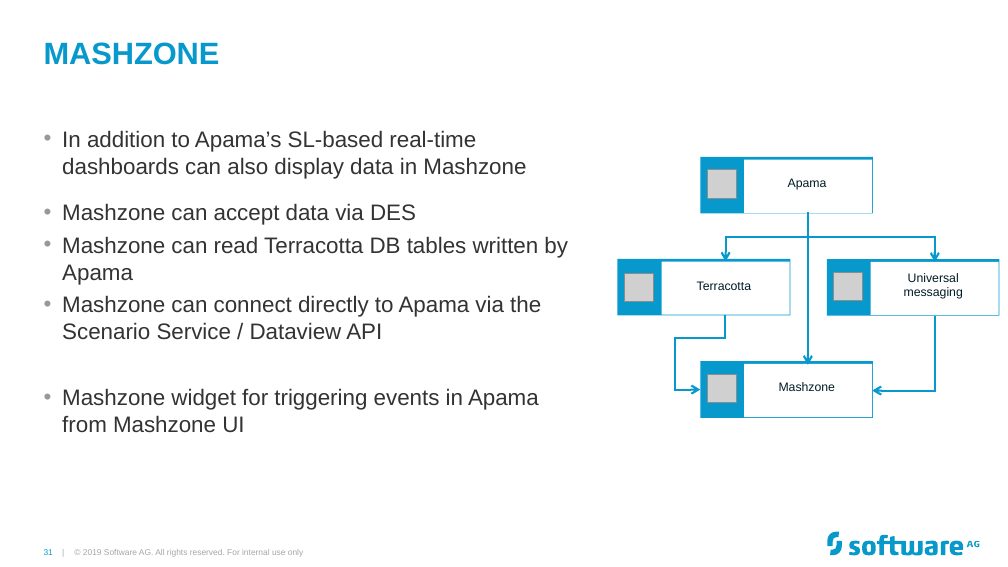
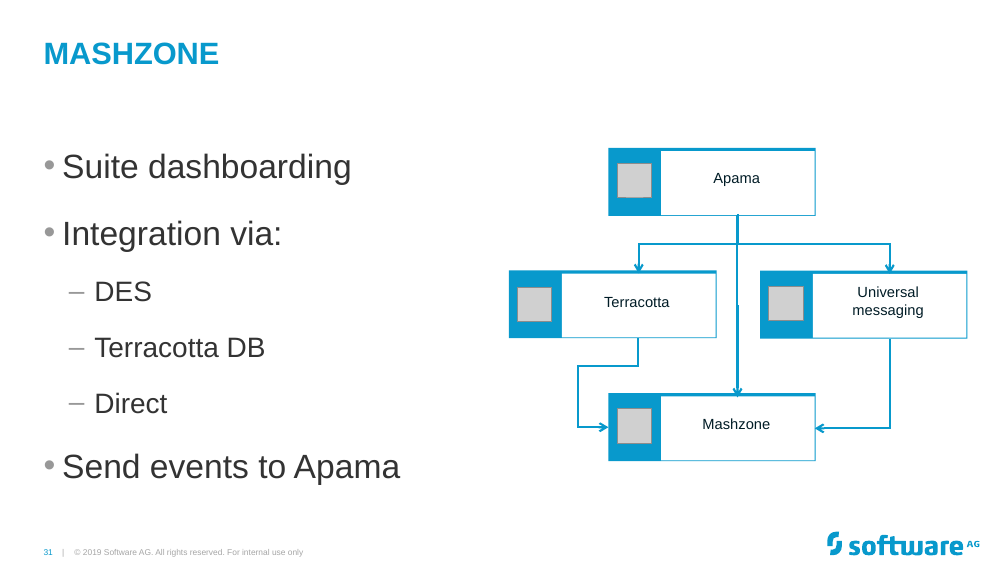
Before and after one commit to Cumulocity-IoT/apama-streaming-analytics-intro-training, a slide deck: slide 31 of Apama GAP Training.pptx. Drawn at 1008x567 pixels with LibreOffice and Linux fonts; fonts in the diff are those of the drawing; grey boxes stand for pictures; background and template pictures are left out. Boxes give left, top, right and bottom in pixels: in the first picture for what was removed or moved away, otherwise in the second. Text is boxed around its words. In the diff, an @@ line names an element or a change of style, - is before the commit and + after.

```diff
--- a/Apama GAP Training.pptx
+++ b/Apama GAP Training.pptx
@@ rectangle: place and size @@
-rectangle at [701, 157, 873, 214]
+rectangle at [609, 148, 816, 216]
@@ text at [62, 153, 400, 485]: text changed; size 16 to 24 pt @@
-• In addition to Apama’s SL-based real-time dashboards can also display data in Mashzone
-• Mashzone can accept data via DES
-• Mashzone can read Terracotta DB tables written by Apama
-• Mashzone can connect directly to Apama via the Scenario Service / Dataview API
-• Mashzone widget for triggering events in Apama from Mashzone UI
+• Suite dashboarding
+• Integration via:
+  – DES
+  – Terracotta DB
+  – Direct
+• Send events to Apama
@@ picture: place and size @@
-picture at [708, 170, 737, 200]
+picture at [617, 163, 651, 198]
@@ rectangle: place and size @@
-rectangle at [744, 159, 872, 213]
+rectangle at [661, 151, 814, 215]
@@ text "Apama": place and size @@
-text "Apama" at [788, 178, 827, 190]
+text "Apama" at [713, 173, 760, 186]
@@ elbow arrow moved from (808, 213) - (726, 261) to (738, 215) - (639, 273) @@
@@ elbow arrow moved from (808, 213) - (934, 262) to (738, 215) - (890, 274) @@
@@ elbow arrow moved from (807, 213) - (808, 365) to (738, 215) - (738, 397) @@
@@ rectangle: place and size @@
-rectangle at [618, 259, 791, 316]
+rectangle at [509, 270, 717, 338]
@@ picture: place and size @@
-picture at [624, 273, 653, 301]
+picture at [517, 287, 551, 322]
@@ rectangle: place and size @@
-rectangle at [661, 262, 789, 316]
+rectangle at [561, 273, 716, 337]
@@ text "Terracotta": place and size @@
-text "Terracotta" at [697, 281, 751, 290]
+text "Terracotta" at [604, 297, 670, 307]
@@ rectangle: place and size @@
-rectangle at [827, 259, 999, 316]
+rectangle at [760, 270, 968, 338]
@@ picture: place and size @@
-picture at [834, 272, 863, 300]
+picture at [769, 286, 803, 321]
@@ rectangle: place and size @@
-rectangle at [871, 262, 999, 316]
+rectangle at [812, 274, 966, 338]
@@ text "Universal messaging": place and size @@
-text "Universal messaging" at [904, 273, 963, 299]
+text "Universal messaging" at [852, 286, 923, 318]
@@ elbow arrow moved from (725, 316) - (701, 390) to (638, 339) - (609, 427) @@
@@ elbow arrow moved from (934, 316) - (872, 391) to (890, 339) - (814, 428) @@
@@ rectangle: place and size @@
-rectangle at [701, 361, 873, 417]
+rectangle at [609, 393, 816, 461]
@@ picture: place and size @@
-picture at [708, 374, 737, 403]
+picture at [617, 409, 651, 444]
@@ rectangle: place and size @@
-rectangle at [744, 364, 872, 417]
+rectangle at [661, 396, 814, 460]
@@ size 8.8 to 10.6 pt in 4 elements at [713, 173, 760, 186], [852, 286, 923, 318], [604, 297, 670, 307], [702, 418, 770, 429] @@
@@ text "Mashzone": place and size @@
-text "Mashzone" at [779, 382, 835, 391]
+text "Mashzone" at [702, 418, 770, 429]
```
Also in this commit, not shown: 20 other slides changed, 2 slides added.
